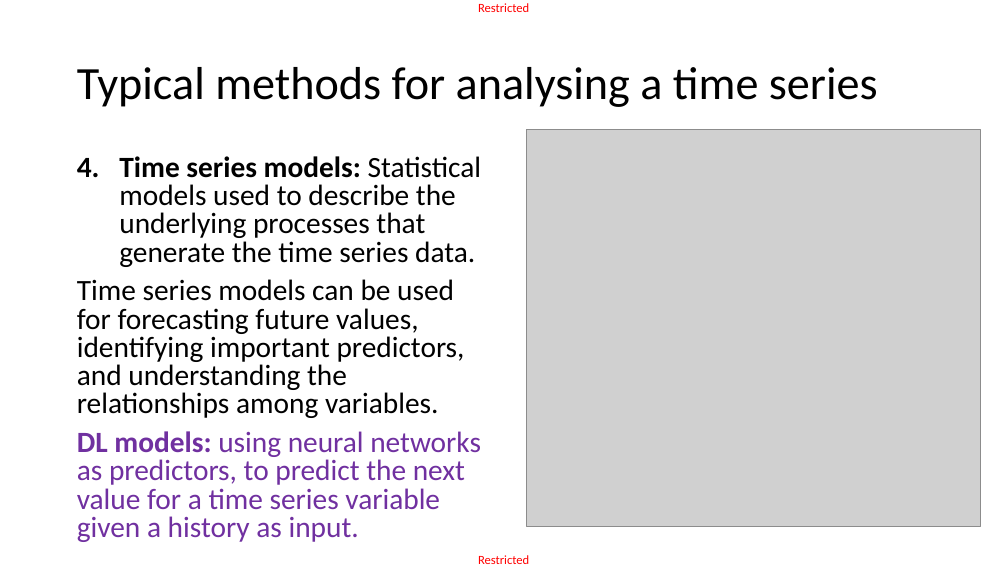
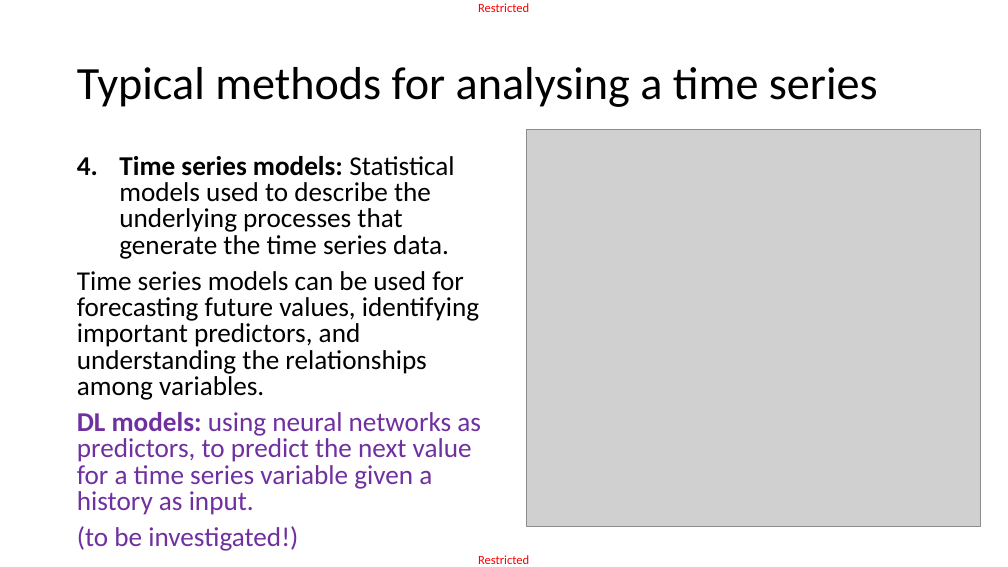
Before and after one commit to matthieudemari/SUTD_DL_50_039, a slide deck: slide 12 of W6/0. All/W6.pptx. Drawn at 1008x567 pixels with LibreOffice and Linux fonts; fonts in the diff are those of the drawing; grey boxes stand for pictures. Boxes give left, top, right and bottom in pixels: in the first picture for what was removed or moved away, otherwise in the second. Text is boxed around its words. In the diff, an @@ line names an element or a change of style, - is before the commit and + after.

```diff
--- a/W6/0. All/W6.pptx
+++ b/W6/0. All/W6.pptx
@@ text at <box>77,156,481,515</box>: size 28 to 25.9 pt @@
@@ text at <box>77,526,298,551</box>: paragraph added @@
+(to be investigated!)
```
Also in this commit, not shown: 6 other slides changed, 17 slides added, 3 slides removed, 2 other files.
